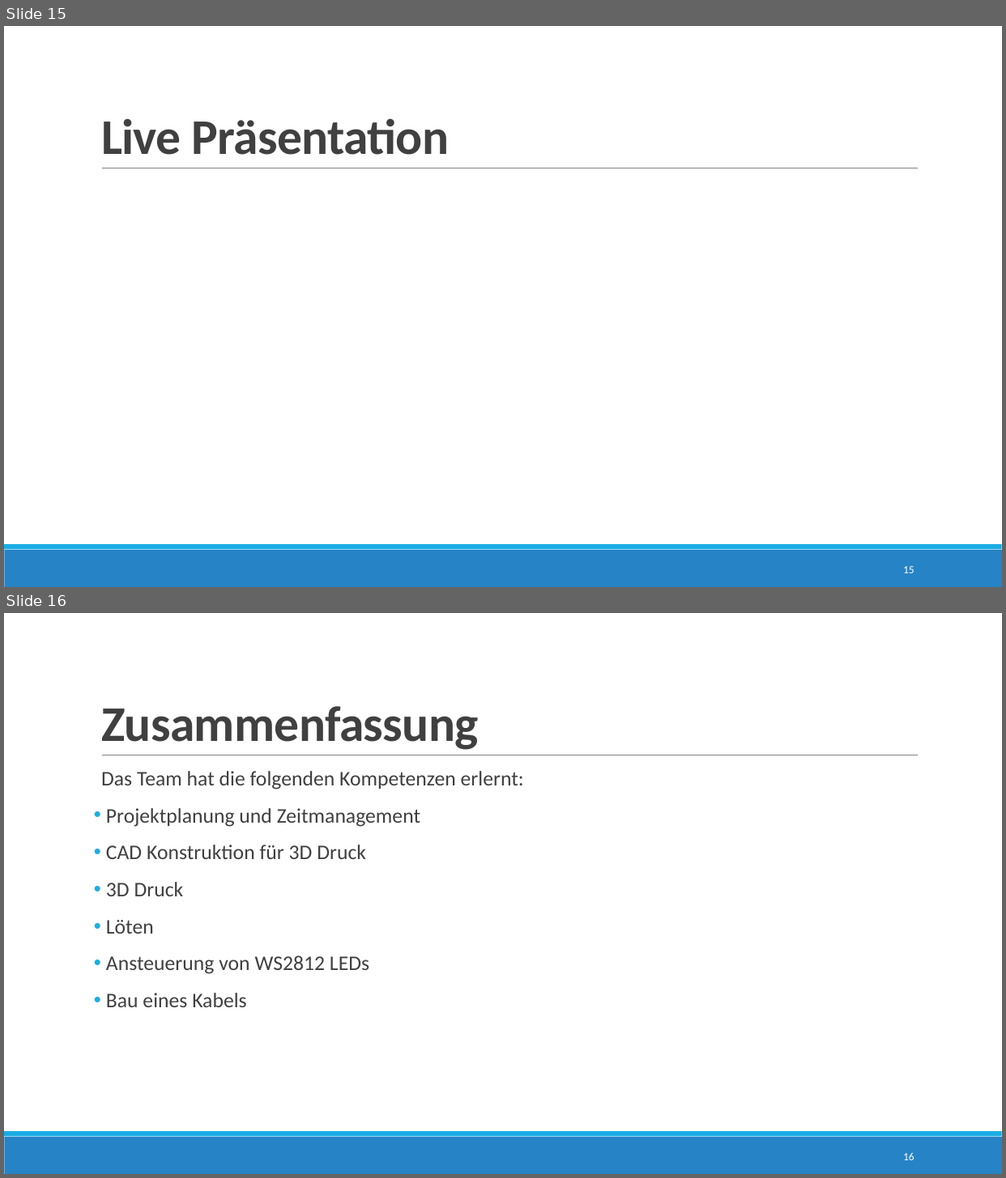
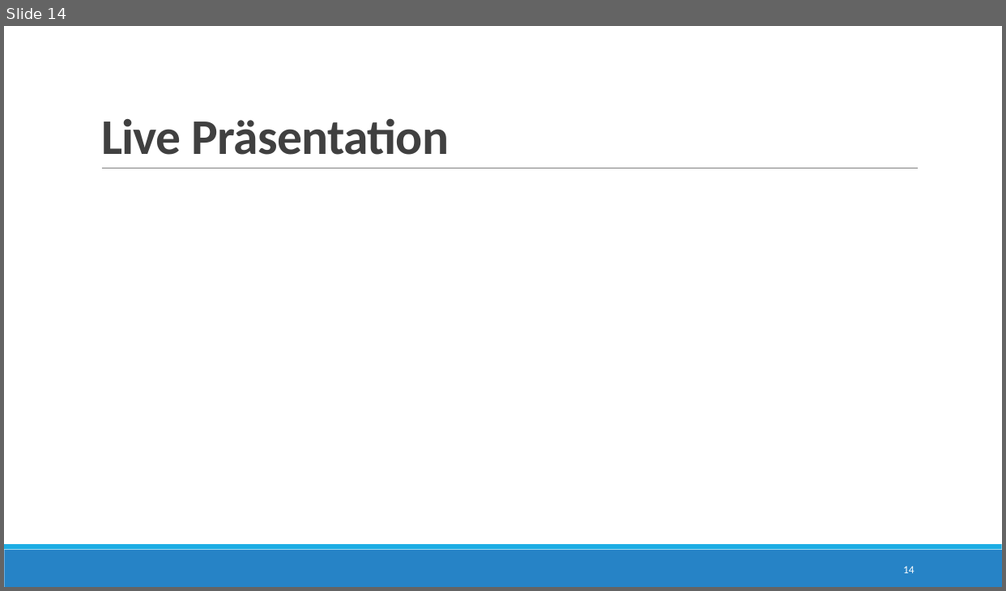
Before and after one commit to JustinF97/Speedy-Tempomessgeraet, a slide deck: Solidworks/Projektarbeit.pptx. Shown one above the other, each under a label of ours: slides 15 and 16 before the commit, slide 14 after it. The pictures are 1006x1178 and 1006x591 pixels, drawn with LibreOffice and Linux fonts; fonts in the diff are those of the drawing. Boxes give left, top, right and bottom in pixels: in the first picture for what was removed or moved away, otherwise in the second. Text is boxed around its words. In the diff, an @@ line names an element or a change of style, - is before the commit and + after.

```diff
--- a/Solidworks/Projektarbeit.pptx
+++ b/Solidworks/Projektarbeit.pptx
@@ slide 16 removed at box(4, 613, 1002, 1174), background #FFFFFF; not listed: 3 template elements that a slide beside it also shows @@
@@ title removed at box(101, 706, 479, 750) @@
-Zusammenfassung
@@ text removed at box(101, 771, 524, 1007) @@
-  Das Team hat die folgenden Kompetenzen erlernt:
-• Projektplanung und Zeitmanagement
-• CAD Konstruktion für 3D Druck
-• 3D Druck
-• Löten
-• Ansteuerung von WS2812 LEDs
-• Bau eines Kabels
@@ page number removed at box(903, 1153, 914, 1161) @@
-16
@@ what was slide 15 is now slide 14 @@
@@ page number at box(903, 566, 914, 574): text changed @@
-15
+14
```
Also in this commit, not shown: 3 slides changed.
